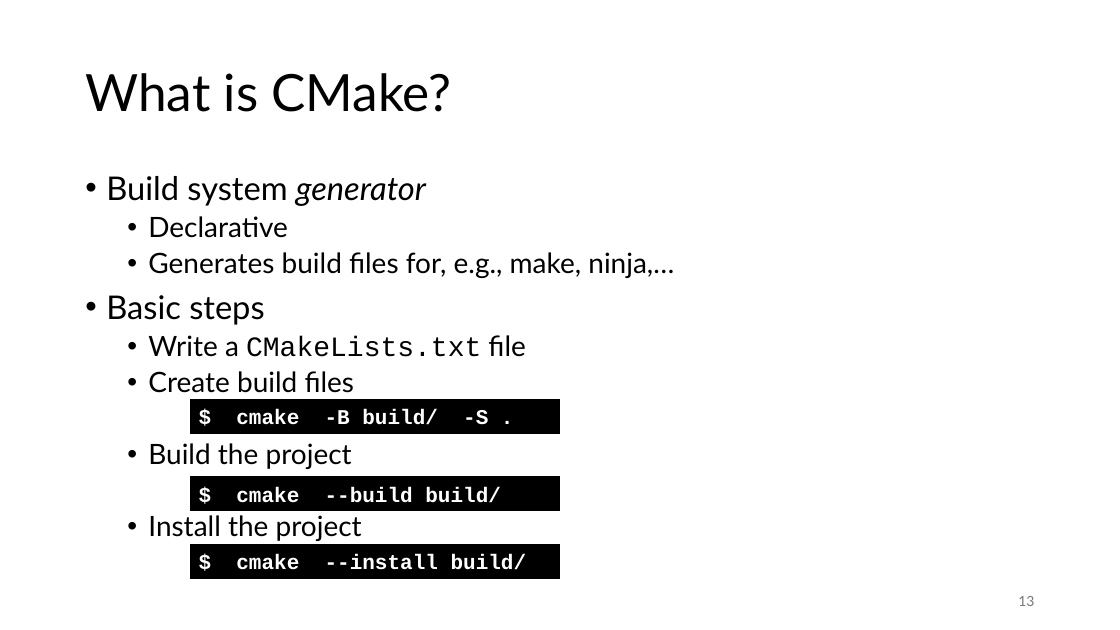
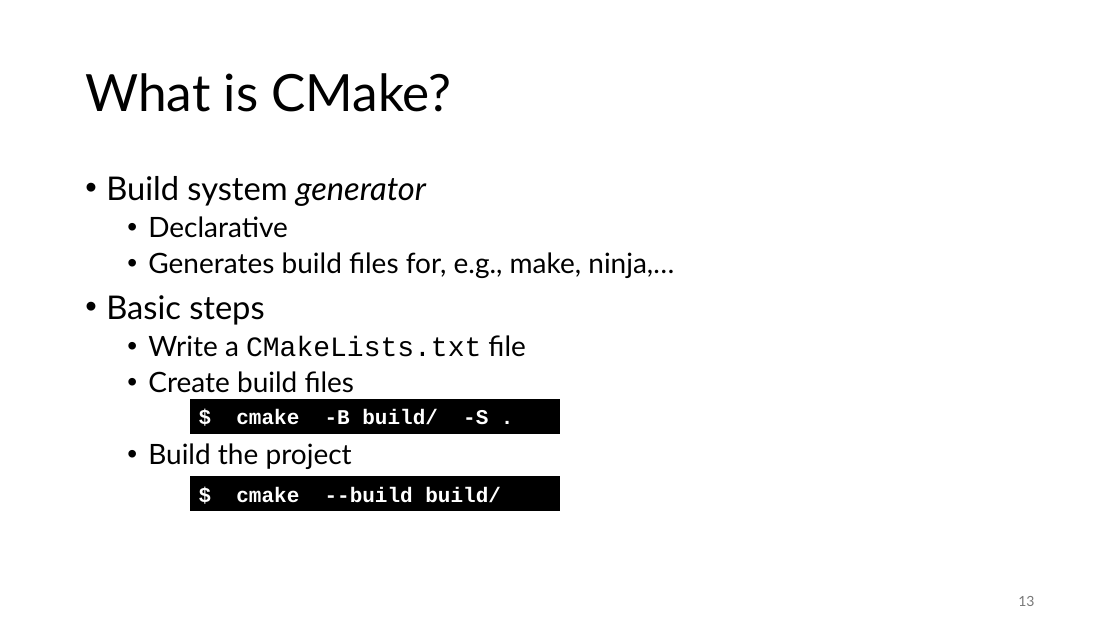
Before and after one commit to gjbex/C-plus-plus-software-engineering, a slide deck: slide 13 of cpp_software_engineering.pptx. Drawn at 1120x630 pixels with LibreOffice and Linux fonts; fonts in the diff are those of the drawing. Boxes give left, top, right and bottom in pixels: in the first picture for what was removed or moved away, otherwise in the second. Text is boxed around its words. In the diff, an @@ line names an element or a change of style, - is before the commit and + after.

Commit message:
Fix typos

```diff
--- a/cpp_software_engineering.pptx
+++ b/cpp_software_engineering.pptx
@@ text at [148,515,362,541]: paragraph removed @@
-  • Install the project
@@ rectangle removed at [191,545,560,579] @@
-$ cmake --install build/
```
Also in this commit, not shown: 3 other slides changed.
